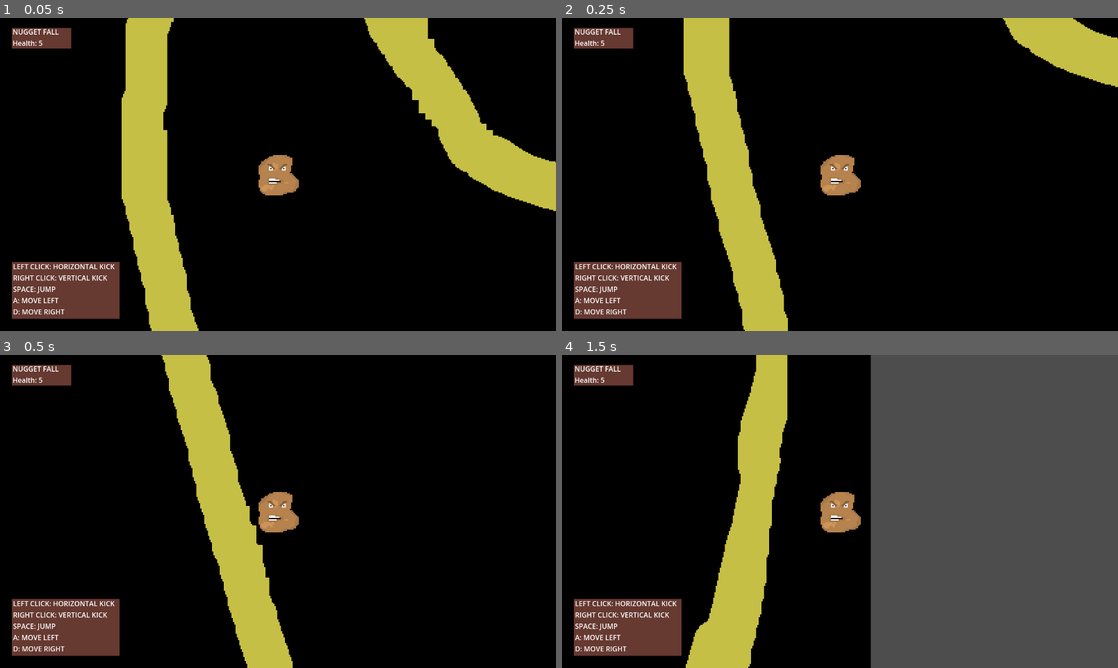
Above: before the commit, frames 1-4 (two rows, left to right).
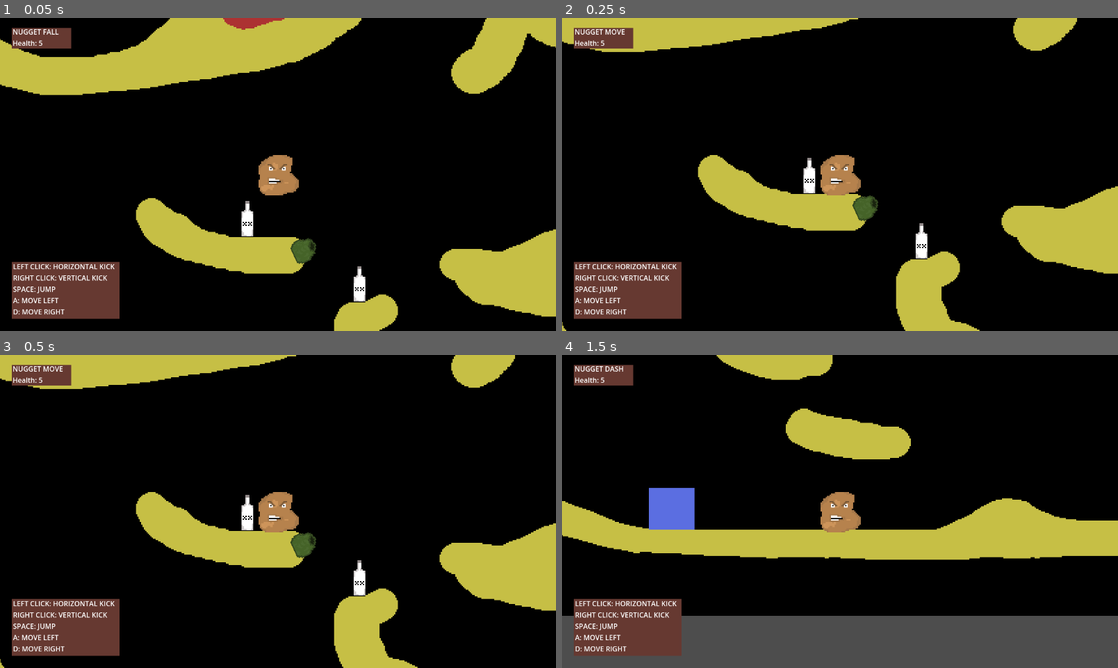
Above: after the commit, the same moments.

Repository: d0ctajones/gmtk-nugget
Game: Godot game, scene res://main.tscn
Two runs of this game, one before a commit and one after it. Both use one fixed random seed, a clock stepped at 60 frames per second and the inputs below. Sound files missing from this copy of the repository are replaced by a short silence.
Inputs (mouse positions are in pixels of both pictures, inside the frame that each line leads up to):
- Up to frame 1 (0.05 s): no input
- Up to frame 2 (0.25 s): no input
- Up to frame 3 (0.5 s): no input
- Up to frame 4 (1.5 s): move the mouse to (962, 495) at 0.52 s; hold Shift (dash) 0.53-1.28 s; hold D (move_right) from 0.53 s (still down); tap Space (jump) at 0.77 s; move the mouse to (728, 527) at 1.27 s; tap Shift (dash) at 1.35 s

The runs differ from the first frame. In frame 1, 31% of the frame differs, in the area x 0-100%, y 0-100%; in frame 2, 20%; in frame 3, 20%; in frame 4, 57%.

Commit message:
better tuned dash and state swapping for dash

Diff:
--- a/level/level.tscn
+++ b/level/level.tscn
@@ -21,7 +21,7 @@
 texture = ExtResource("1")
 
 [node name="PlayerSpawn" type="Marker2D" parent="."]
-position = Vector2(-273, -687)
+position = Vector2(-310, 547)
 
 [node name="Beer" parent="." instance=ExtResource("2_cgi6j")]
 position = Vector2(236, 497)
--- a/player/player.gd
+++ b/player/player.gd
@@ -11,8 +11,8 @@
 @export var air_friction: float         = 300.0
 @export var vertical_jump_time: float   = 0.2
 @export var kick_interval: float        = 0.2
-@export var dash_time: float            = 0.1
-@export var dash_speed: float           = 1250.0
+@export var dash_time: float            = 0.02
+@export var dash_speed: float           = 600.0
 @export var dash_cooldown: float        = 0.3
 
 @onready var kicker = get_node("Kicker")
@@ -73,7 +73,7 @@
     elif Input.is_action_just_pressed("kick_horizontal"):
         kick("horizontal")
 
-    if Input.is_action_pressed("dash"):
+    if Input.is_action_just_pressed("dash"):
         if not has_node("dash_cooldown_timer"):
             change_state(STATES.DASH)
 
@@ -126,8 +126,9 @@
     if has_node("dash_timer"):
         if is_on_wall():
             get_node("dash_timer").queue_free()
-            change_state(STATES.MOVE)
-        pass
+            _end_dash()
+        else:
+            pass
     else:
         var input_vector = Vector2.ZERO
 
@@ -141,6 +142,8 @@
 
         velocity.y = 0
         velocity.x = input_vector.x * dash_speed
+
+        remove_child(hurtbox)
 
 
 func move_state(delta):
@@ -357,7 +360,11 @@
     change_state(STATES.FALL)
 
 func _end_dash():
+    add_child(hurtbox)
+
     if is_on_floor():
+        velocity.x = clamp(velocity.x, -max_ground_speed, max_ground_speed)
         change_state(STATES.MOVE)
     else:
+        velocity.x = clamp(velocity.x, -air_move_speed, air_move_speed)
         change_state(STATES.FALL)
